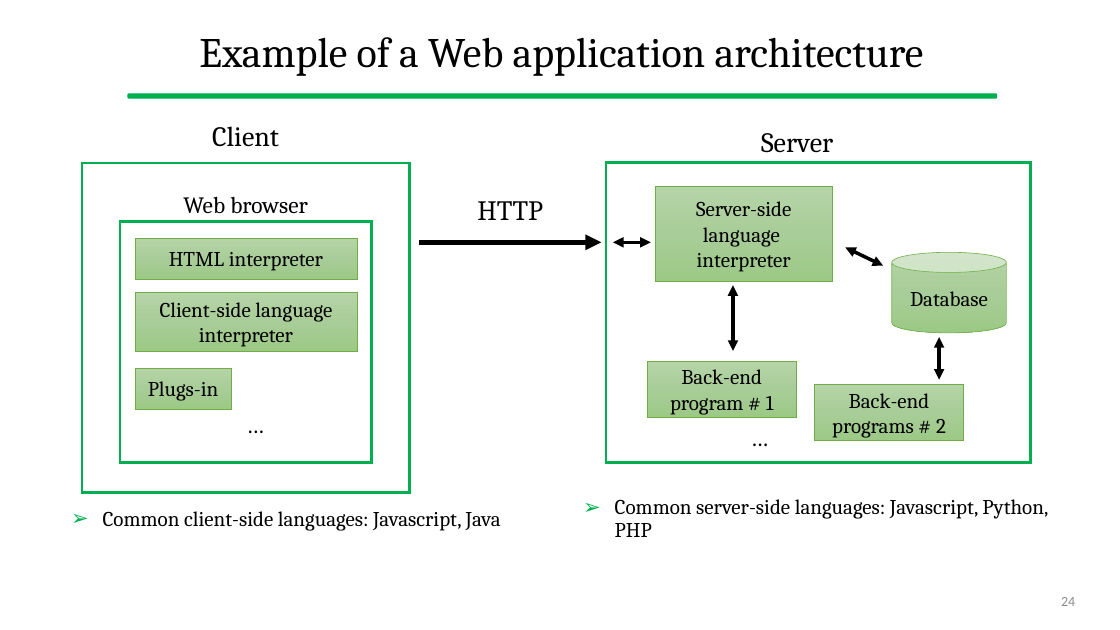
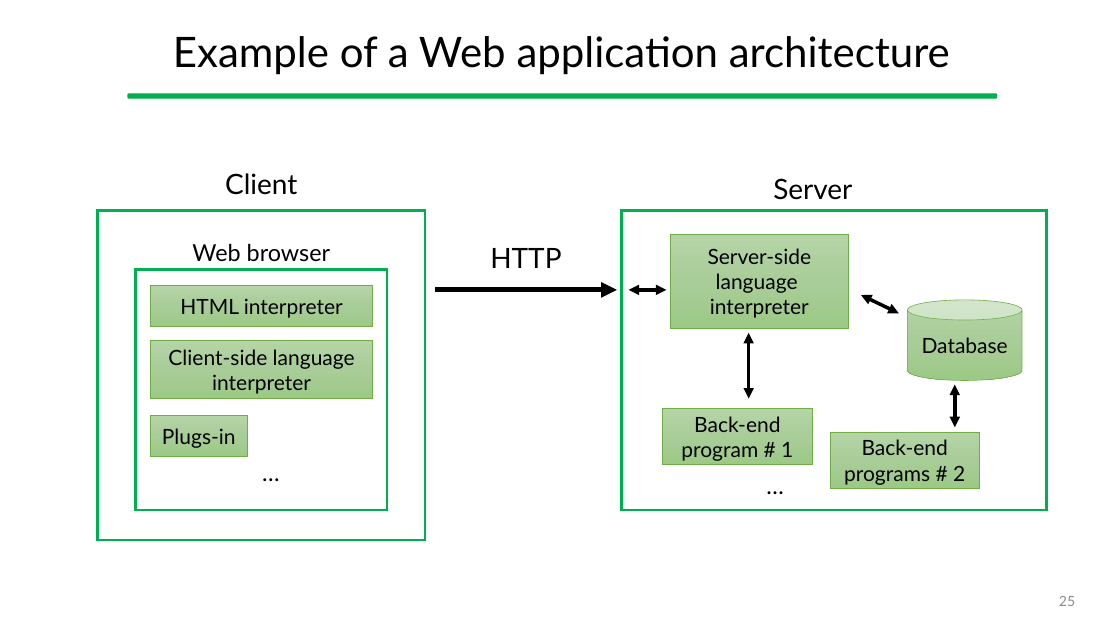
Before and after one commit to gcappon/bwthw, a slide deck: slide 25 of theory_05-http/theory_05-http.pptx (slide 24 before the commit). Drawn at 1120x630 pixels with LibreOffice and Linux fonts; fonts in the diff are those of the drawing. Boxes give left, top, right and bottom in pixels: in the first picture for what was removed or moved away, otherwise in the second. Text is boxed around its words. In the diff, an @@ line names an element or a change of style, - is before the commit and + after.

```diff
--- a/theory_05-http/theory_05-http.pptx
+++ b/theory_05-http/theory_05-http.pptx
@@ 6 rectangles, 3 texts, 2 double arrows, 1 cylinder, 1 arrow: place and size @@
-6 rectangles, 3 texts, 2 double arrows, 1 cylinder, 1 arrow at bbox=[82, 133, 1007, 492]
+6 rectangles, 3 texts, 2 double arrows, 1 cylinder, 1 arrow at bbox=[97, 178, 1022, 540]
@@ 3 rectangles, 3 texts, 2 double arrows: place and size @@
-3 rectangles, 3 texts, 2 double arrows at bbox=[183, 126, 1031, 463]
+3 rectangles, 3 texts, 2 double arrows at bbox=[192, 173, 1047, 510]
@@ font Cambria to Lato in 14 elements at bbox=[173, 36, 950, 75], bbox=[670, 234, 848, 329], bbox=[225, 173, 297, 195], bbox=[192, 243, 330, 262], bbox=[663, 408, 812, 465], bbox=[773, 178, 852, 200], bbox=[150, 286, 372, 327], bbox=[150, 340, 372, 398], bbox=[830, 432, 980, 488], bbox=[150, 416, 247, 457], bbox=[907, 300, 1022, 381], bbox=[490, 248, 561, 268], bbox=[689, 466, 861, 503], bbox=[185, 454, 357, 491] @@
@@ text removed at bbox=[615, 499, 1048, 537] @@
-➢ Common server-side languages: Javascript, Python, PHP
@@ text removed at bbox=[103, 511, 501, 531] @@
-➢ Common client-side languages: Javascript, Java
@@ page number at bbox=[1059, 596, 1075, 606]: text changed; font Calibri to Lato @@
-24
+25
```
Also in this commit, not shown: 34 other slides changed, 2 slides added, 3 slides removed, 3 other files.
